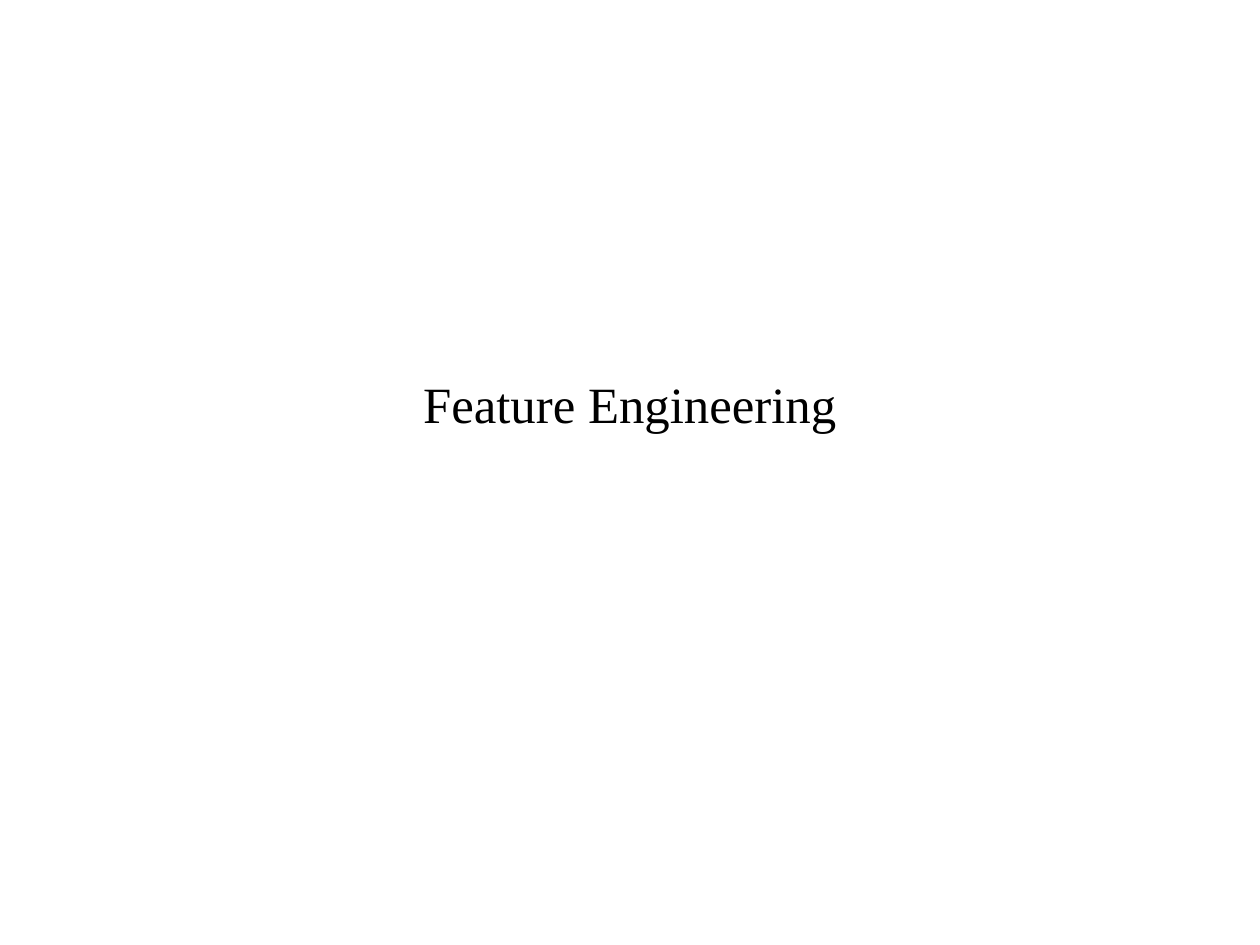
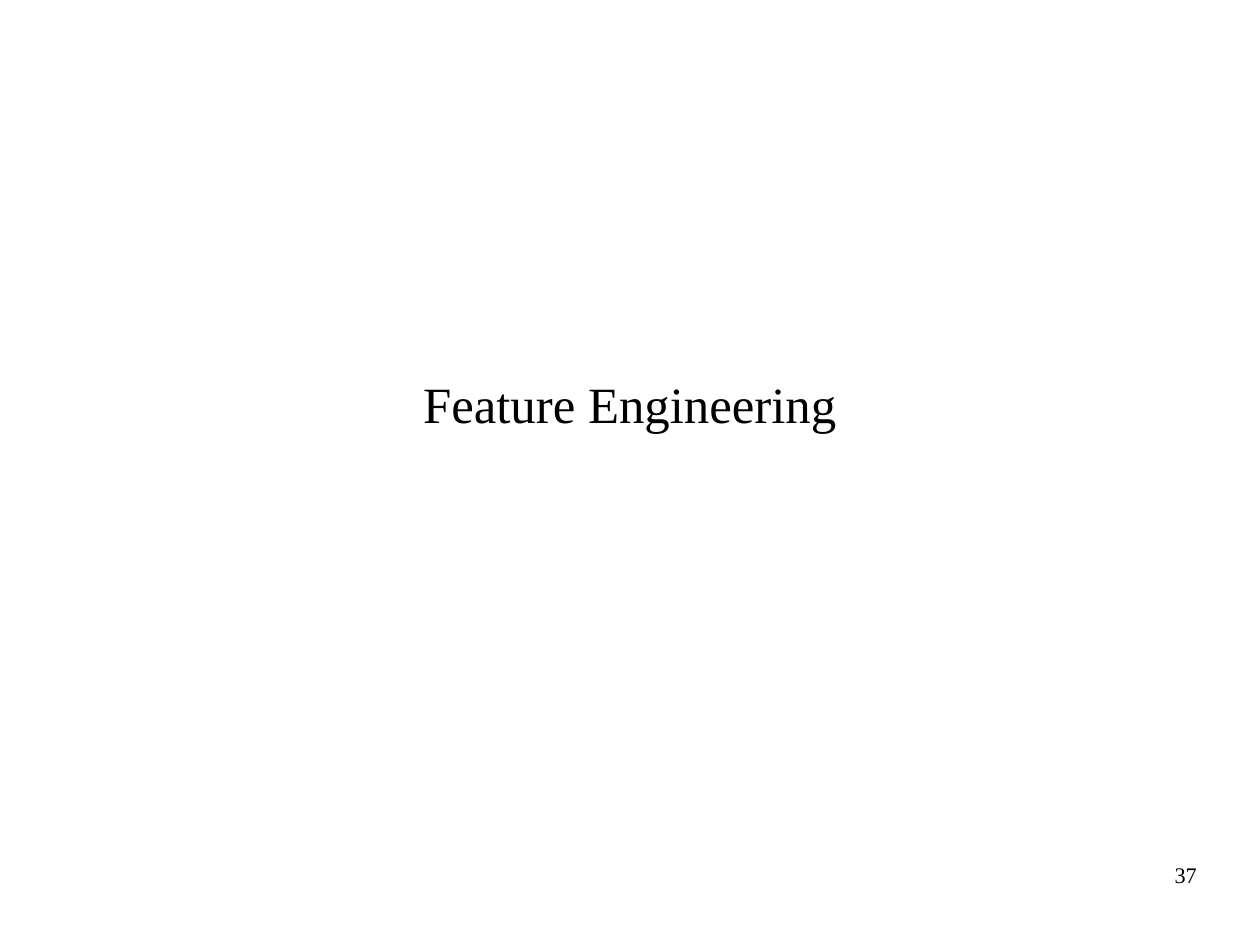
Before and after one commit to amueller/applied_ml_spring_2017, a slide deck: slide 37 of slides/aml-07-020817.odp (slide 36 before the commit). Drawn at 1260x945 pixels with LibreOffice and Linux fonts; fonts in the diff are those of the drawing. Boxes give left, top, right and bottom in pixels: in the first picture for what was removed or moved away, otherwise in the second. Text is boxed around its words. In the diff, an @@ line names an element or a change of style, - is before the commit and + after.

```diff
--- a/slides/aml-07-020817.odp
+++ b/slides/aml-07-020817.odp
@@ page number added at [1175, 868, 1197, 884], 14 pt, text #000000 @@
+37
```
Also in this commit, not shown: 42 other slides changed, 4 slides added, 3 slides removed, 1 other file.
